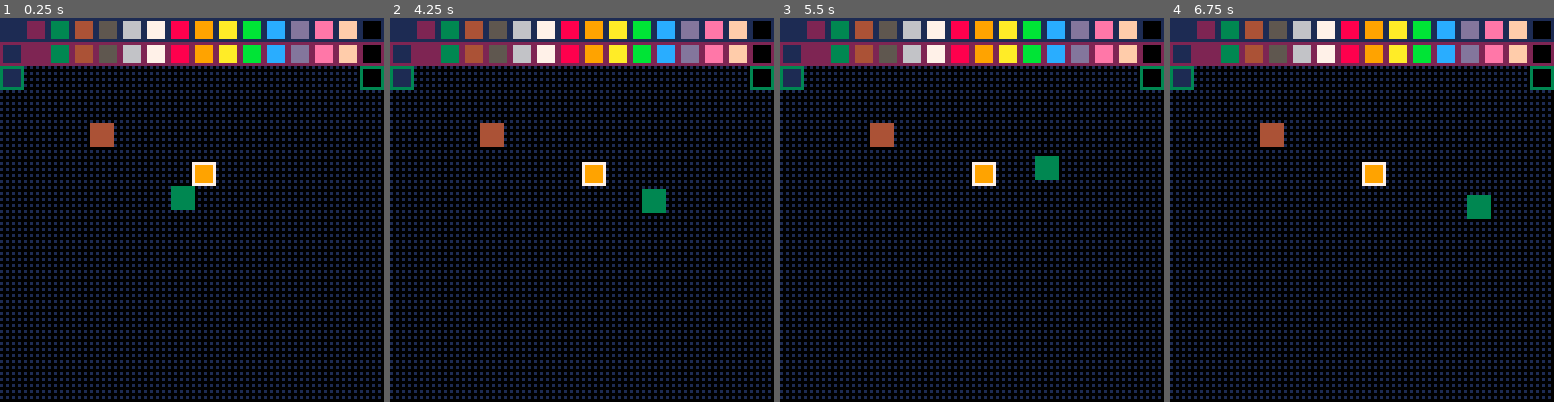
Above: before the commit, frames 1-4 (left to right).
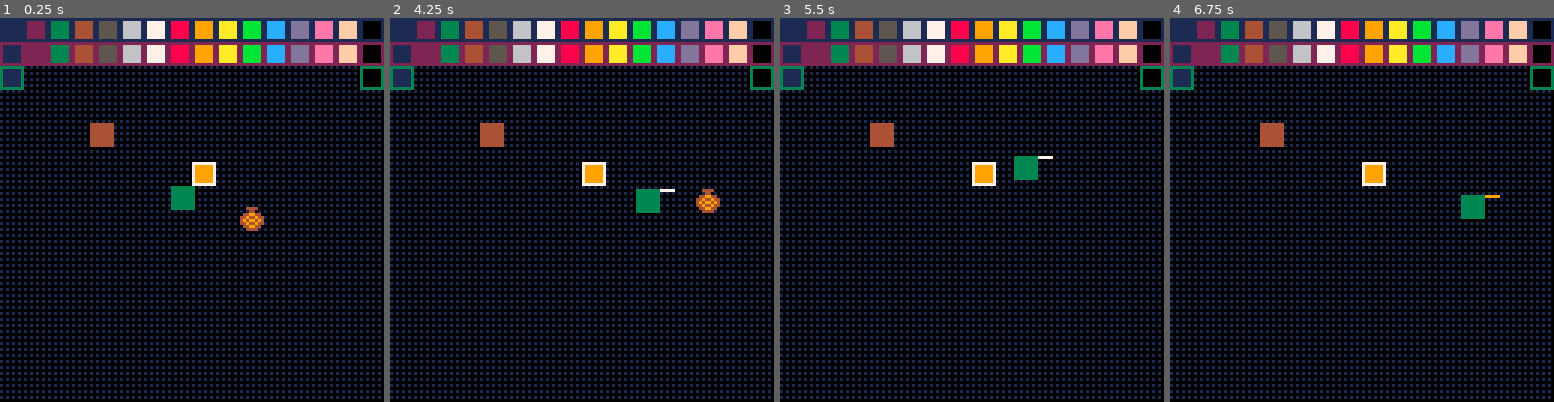
Above: after the commit, the same moments.

Repository: illMadeCoder/zelda_clone
Game: PICO-8 cartridge zelda_clone.p8
Same seed, same stepped clock (60 frames per second), same inputs: the game is played once before the commit and once after it.
Inputs:
- Up to frame 1 (0.25 s): no input
- Up to frame 2 (4.25 s): tap X (X key) at 0.33, 1.07, 1.85, 2.97, 4.08 s; tap O (Z key) at 0.7, 1.7, 2.1, 2.5, 2.9, 3.3, 3.7, 4.1 s; hold Right 1.6-2.1 s; hold Up 2.15-2.42 s; hold Right 2.47-3.03 s; hold Left 3.08-3.58 s; hold Down 3.63-3.97 s; hold Right from 4.02 s (still down)
- Up to frame 3 (5.5 s): tap O (Z key) at 4.5, 4.9, 5.3 s; release Right at 4.68 s; hold Up 4.73-5.03 s; hold Left from 5.08 s (still down); tap X (X key) at 5.2 s
- Up to frame 4 (6.75 s): release Left at 5.68 s; tap O (Z key) at 5.7, 6.1, 6.5 s; hold Down 5.73-6.03 s; hold Right 6.08-6.58 s; tap X (X key) at 6.32 s; hold Right from 6.63 s (still down)

The runs differ from the first frame. In frame 1, 0.3% of the frame differs, in the area x 62-69%, y 49-56%; in frame 2, 0.5%; in frame 3, 0.7%, in the area x 60-73%, y 35-43%; in frame 4, 0.2%.

Commit message:
refactor p2

Diff:
--- a/zelda_clone.p8
+++ b/zelda_clone.p8
@@ -125,15 +125,17 @@
    return {
       btn = _btn,
       f_last = 0,
-      f_held = 0,
+      f_held = 0
    }
 end
 
 function b_update(_b)
    if btn(_b.btn) then
       _b.f_held += 1
-      _b.f_last = 0
    else
+      if _b.f_held > 0 then
+	 _b.f_last = 0
+      end
       _b.f_held = 0
       _b.f_last += 1
    end
@@ -142,13 +144,22 @@
 function b_down(_b)
    return _b.f_held > 0
 end
+
+function b_up(_b)
+   return _b.f_held == 0
+end
+
+-- function b_press(_b)
+--    return _b.f_held > 0
+--    and _b.f_last >= 4
+-- end
 
 -- vector
 function v_new(_x, _y)
    return { x = _x, y = _y }
 end
 
-function v_apply(_a, _b)
+function v_applyto(_a, _b)
    _a.x = _b.x
    _a.y = _b.y
 end
@@ -183,6 +194,10 @@
    _a.x *= _s
    _a.y *= _s
    return _a
+end
+
+function v_scale(_a, _s)
+   return v_new(_a.x*_s, _a.y*_s)
 end
 
 function v_threshto(_a, _t)
@@ -411,13 +425,13 @@
 	 -- todo this should be a state
 	 -- pickup
 	 if _self.pickup then
-	    v_apply(_self.pickup, _self.pos)
+	    v_applyto(_self.pickup.pos, _self.pos)
 	    -- throw
-	    if btnp(5) then
+	    if b_up(_self.b_x) then
 	       _self.state = "throwing"
 	       local dir_vec = dir_map[_self.dir+1]
-	       _self.pickup.vx = dir_vec.x*6
-	       _self.pickup.vy = dir_vec.y*6
+	       v_applyto(_self.pickup.vel,
+			 v_scale(dir_vec, 6))
 	       _self.pickup.state = "thrown"
 	       _self.pickup = nil
 	       _self.throwf = _self.throwttl
@@ -448,16 +462,19 @@
       b_x=b_new(5),
 
       pos = v_new(57,56),
+      vel = v_new(0,0),
       vel_move = v_new(0,0),
       vel_hit = v_new(0,0),
-      vel = v_new(0,0),
 
       lx = 8,
       ly = 8,
+
       c = 3,
-      -- todo let's make a dirs enum
+
       dir = 2,
+
       state = "idle",
+
       ianim = a_new(30,
 		    function (_t, _args)
 		       if flr(_t.f/4) % 2 == 0 then
@@ -482,16 +500,17 @@
 	 if _other.type == "enemy"
 	    and not a_isactive(_self.ianim) then
 	    local u = v_unit(v_sub(_self.center, _other.center))
-	    v_apply(_self.vel_hit, v_scaleto(u, 4))
+	    v_applyto(_self.vel_hit, v_scaleto(u, 4))
 	    a_activate(_self.ianim)
 	 elseif _other.type == "geometry" then
 	    v_subto(_self.pos, _self.vel)
 	 elseif _other.type == "pickup" then
-	    if btnp(5) and _self.state != "throwing" then
+	    -- todo this state logic should prob not be here
+	    if b_down(_self.b_x)
+	       and _self.state != "throwing" then
 	       _self.pickup = _other
 	    end
          end
-
       end
 
    },
@@ -579,9 +598,7 @@
 	    if _self.iframe == 0
 	       and _self.hp == 0 then
 	       e_drop(_self)
-	       local particle = e_init(e_data.particle)
-	       particle.x = _self.pos.x
-	       particle.y = _self.pos.y
+	       local particle = e_init(e_data.particle, _self.pos)
 	    end
 	 end
 
@@ -677,6 +694,7 @@
    particle = {
       function (_self)
 	 if _self.f == 0 then
+	    _self.pos = _self.args[1]
 	    -- need otherwise all particle
 	    _self.particles = {}
 	    for i = 1, 3 do
@@ -704,8 +722,7 @@
 	    circfill(particle.x, particle.y, lerp(_self.f/_self.ttl,2,0), flr(rnd(16)))
 	 end
       end,
-      x = 0,
-      y = 0,
+      pos = v_new(0,0),
       ttl = 20
    },
 
@@ -715,31 +732,31 @@
 	    _self.pos.x = _self.args[1]
 	    _self.pos.y = _self.args[2]
 	 end
+
 	 if _self.state == "thrown" then
-	    _self.pos.x += _self.vel.x
-	    _self.pos.y += _self.vel.y
-	    _self.vel.x *= .75
-	    _self.vel.y *= .75
+	    v_addto(_self.pos, _self.vel)
+	    v_scaleto(_self.vel, .75)
 	    if thresh(_self.vel.x, .9) == 0
 	       and thresh(_self.vel.y, .9) == 0 then
 	       e_drop(_self)
-	       local particle = e_init(e_data.particle)
-	       particle.x = _self.pos.x
-	       particle.y = _self.pos.y
+	       local particle = e_init(e_data.particle, _self.pos)
 	    end
 	 end
       end,
+
       function (_self)
 	 spr(64,round(_self.pos.x),round(_self.pos.y))
       end,
-      x = 70,
-      y = 40,
-      vx = 0,
-      vy = 0,
+
+      pos = v_new(70, 40),
+      vel = v_new(0, 0),
+
       lx = 8,
       ly = 8,
+
       type = "pickup",
       state = "idle",
+
       on_coll = function () end
    }
 }
@@ -804,7 +821,7 @@
 
 function _init()
    player = e_init(e_data.player)
-   -- e_init(e_data.pickup, 80, 63)
+   e_init(e_data.pickup, 80, 63)
    -- e_init(e_data.pickup, 80, 71)
    -- e_init(e_data.pickup, 80, 55)
    dummy = e_init(e_data.dummy)
